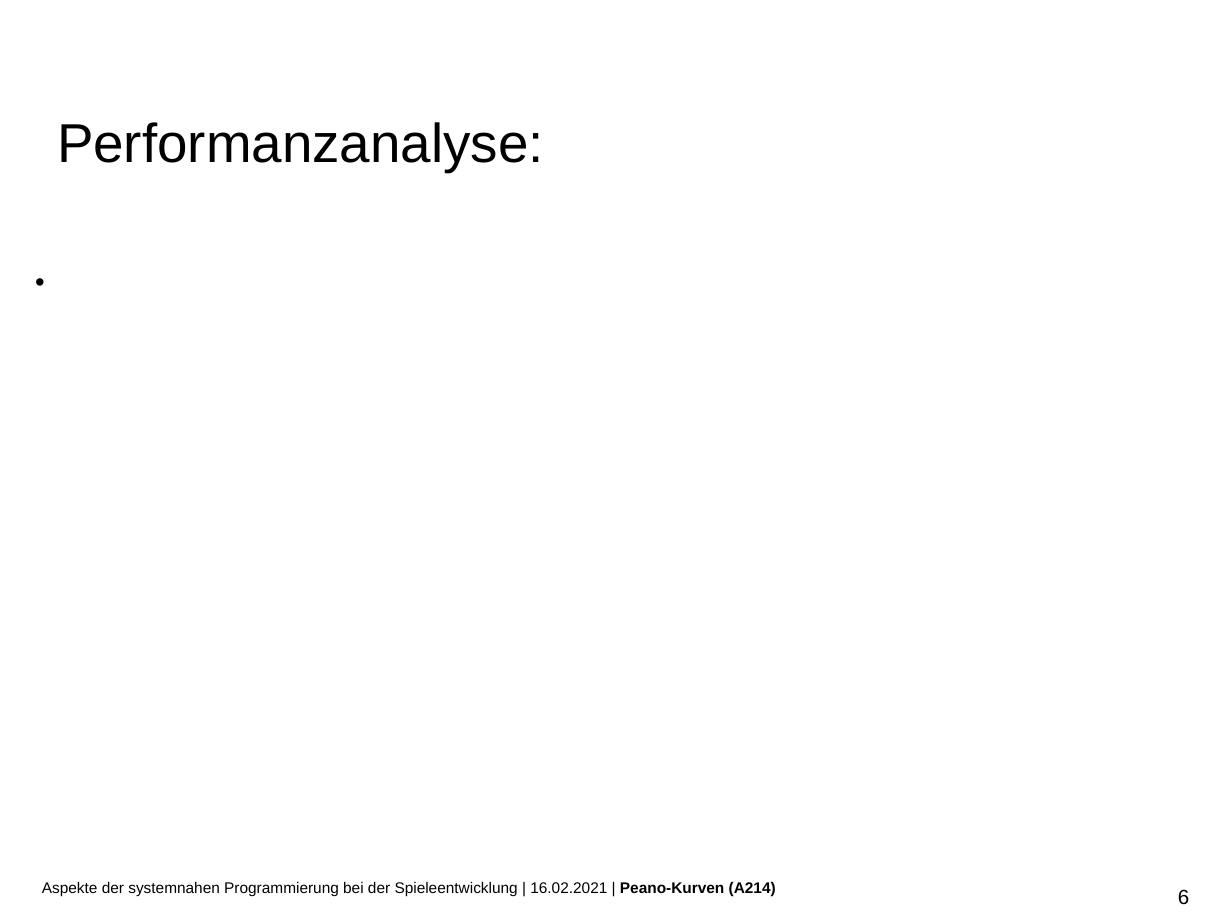
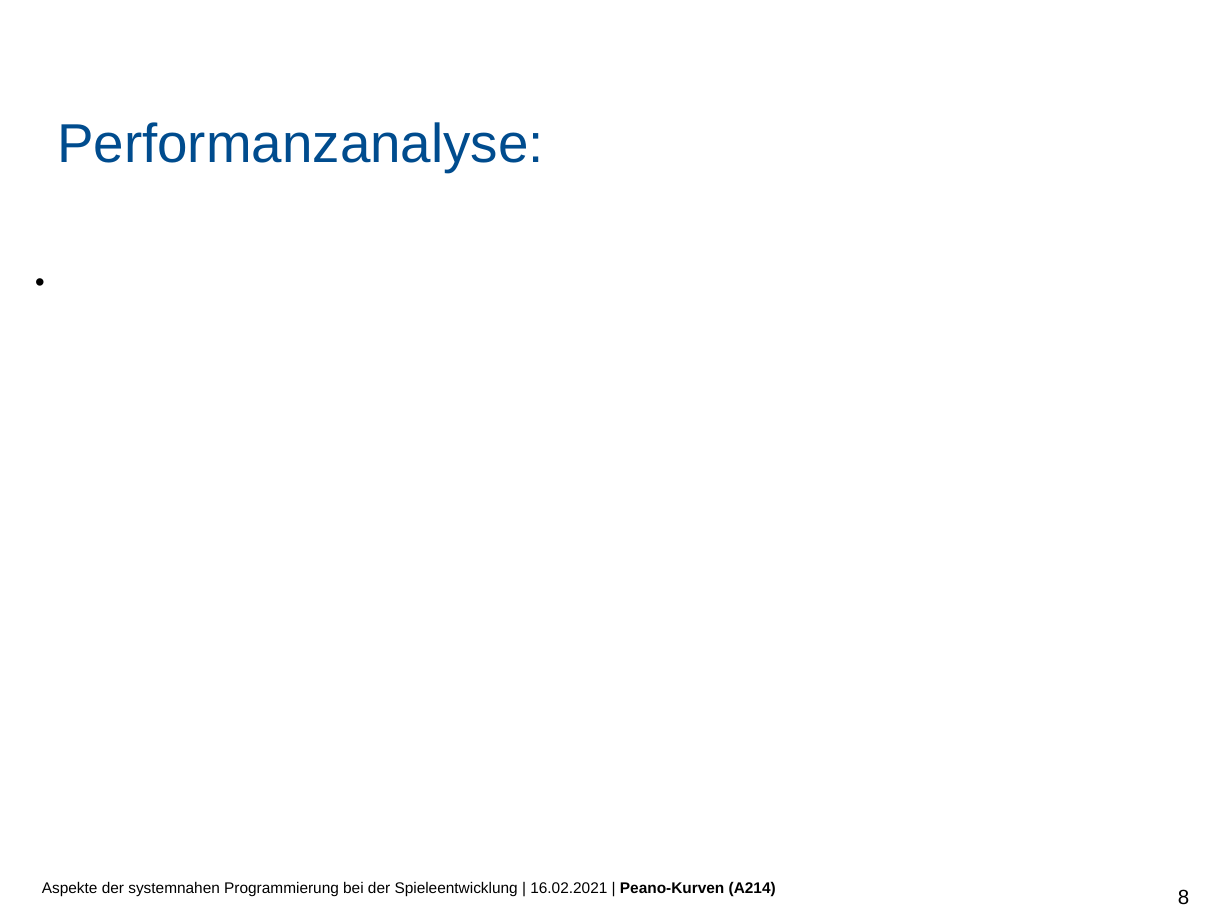
Before and after one commit to PaddlePad/ASP-Peano, a slide deck: slide 8 of Ausarbeitung/präzi.pptx (slide 6 before the commit). Drawn at 1232x924 pixels with LibreOffice and Linux fonts; fonts in the diff are those of the drawing; background and template pictures are left out. Boxes give left, top, right and bottom in pixels: in the first picture for what was removed or moved away, otherwise in the second. Text is boxed around its words. In the diff, an @@ line names an element or a change of style, - is before the commit and + after.

```diff
--- a/Ausarbeitung/präzi.pptx
+++ b/Ausarbeitung/präzi.pptx
@@ title "Performanzanalyse:" at (57, 122, 544, 172): text colour #000000 to #004C8E @@
@@ page number at (1178, 889, 1189, 905): text changed @@
-6
+8
```
Also in this commit, not shown: 4 other slides changed, 3 slides added.
